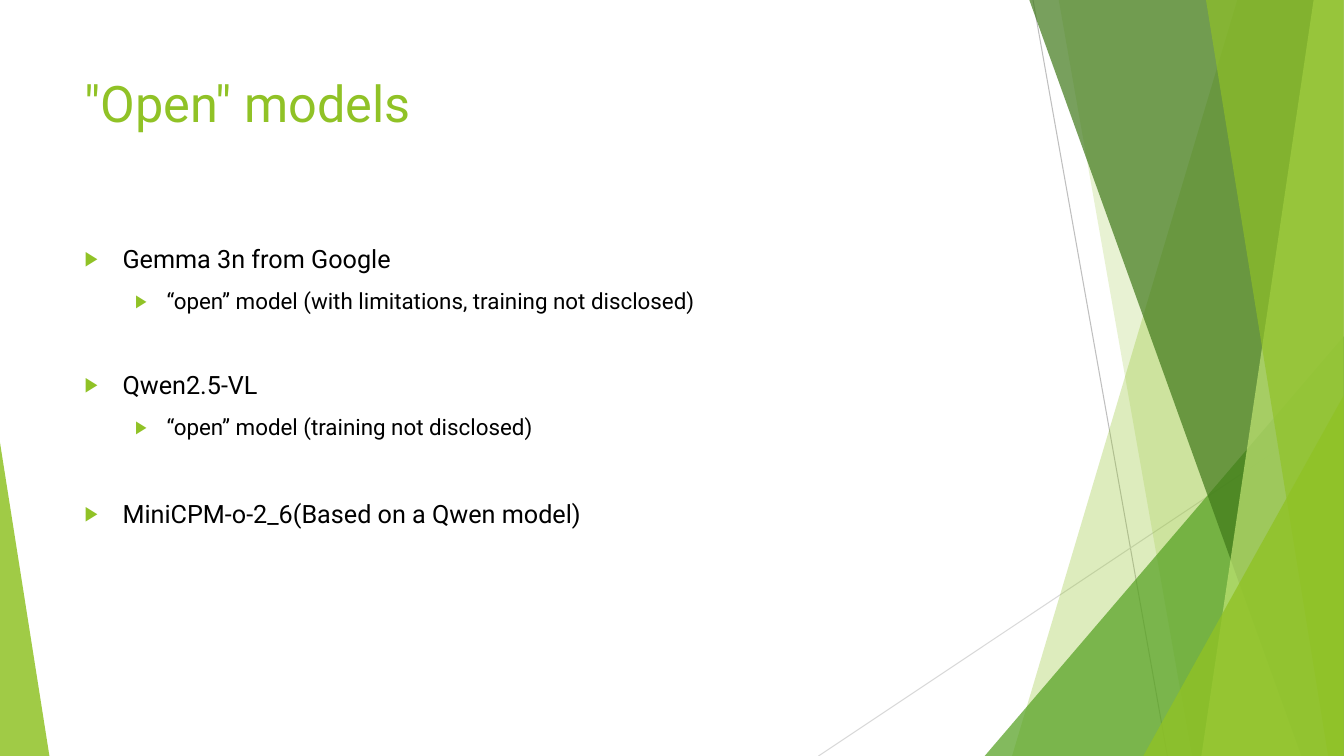
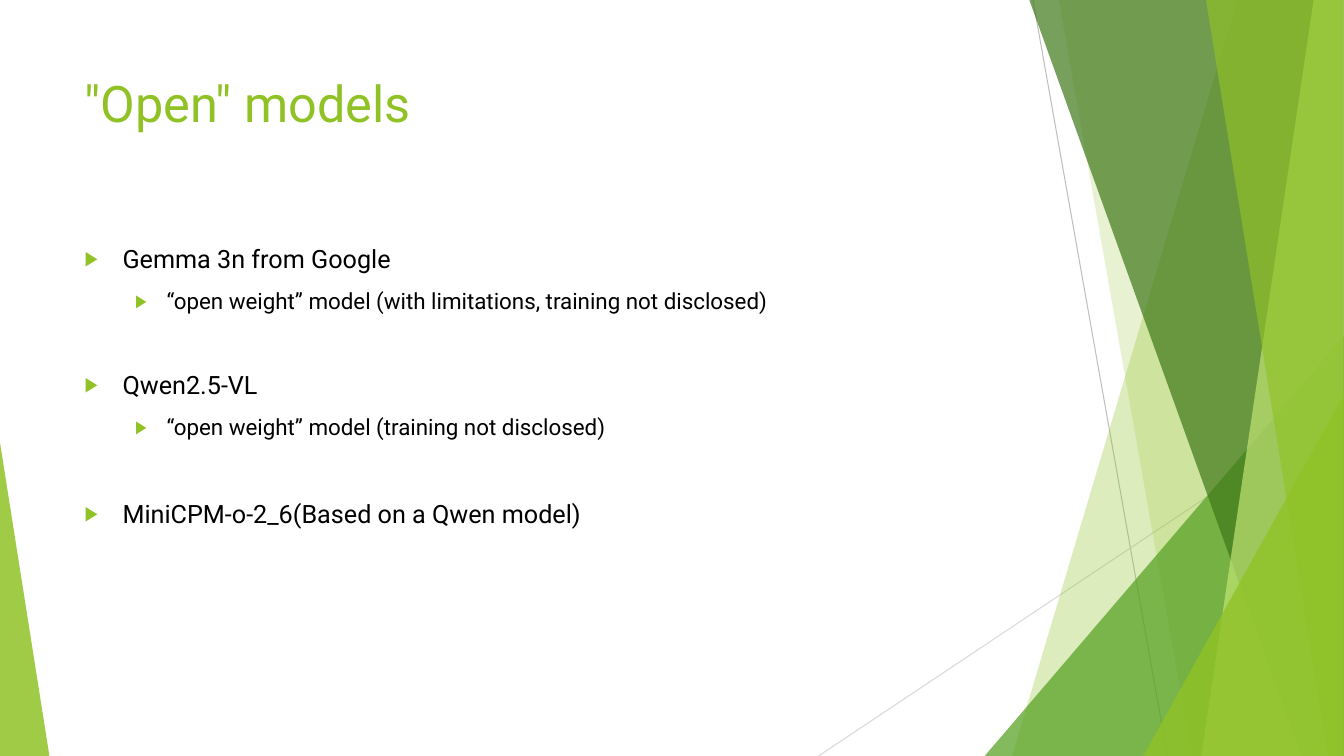
Before and after one commit to Mar-Dal/multimodal_pres, a slide deck: slide 6 of presentation/multimodal_presentation_2025-06-13.pptx (slide 5 before the commit). Drawn at 1344x756 pixels with LibreOffice and Linux fonts; fonts in the diff are those of the drawing. Boxes give left, top, right and bottom in pixels: in the first picture for what was removed or moved away, otherwise in the second. Text is boxed around its words. In the diff, an @@ line names an element or a change of style, - is before the commit and + after.

```diff
--- a/presentation/multimodal_presentation_2025-06-13.pptx
+++ b/presentation/multimodal_presentation_2025-06-13.pptx
@@ text at box(167, 291, 767, 314): text changed @@
-  ▶ “open” model (with limitations, training not disclosed)
+  ▶ “open weight” model (with limitations, training not disclosed)
@@ text at box(167, 417, 605, 440): text changed @@
-  ▶ “open” model (training not disclosed)
+  ▶ “open weight” model (training not disclosed)
```
Also in this commit, not shown: 3 other slides changed, 2 slides added.
